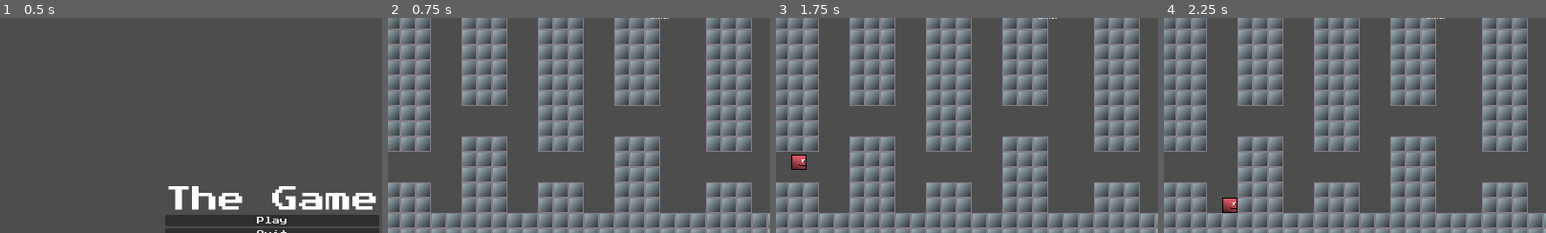
Above: before the commit, frames 1-4 (left to right).
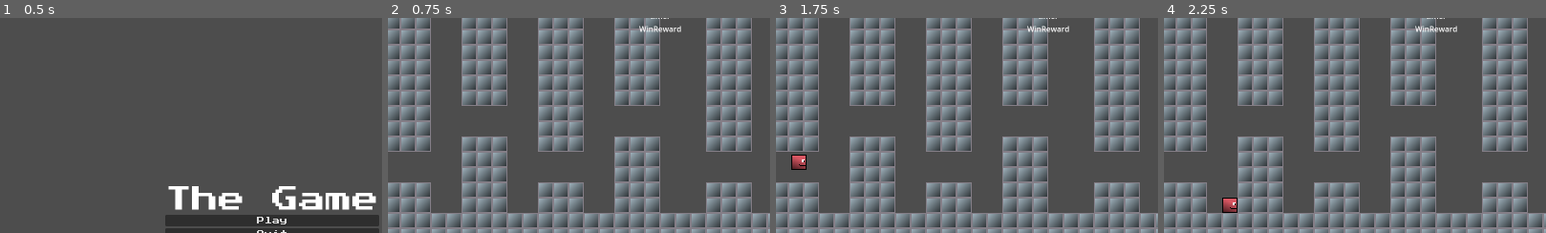
Above: after the commit, the same moments.

Repository: mdawso/dissertation
Game: Godot game, scene res://scenes/main.tscn
Same seed, same stepped clock (60 frames per second), same inputs: the game is played once before the commit and once after it.
Inputs:
- Up to frame 1 (0.5 s): no input
- Up to frame 2 (0.75 s): click "Play" at 0.5 s
- Up to frame 3 (1.75 s): hold Right (right) from 1.28 s (still down); tap Space (jump) at 1.52 s
- Up to frame 4 (2.25 s): keep holding Right (right)
The pictures show only the part of the screen within x 14-64%, y 5-55%; the shares and areas given below are measured in that part.

Frame 1 is identical in both runs. In frame 2, 0.2% of the frame differs, in the area x 65-77%, y 3-7%; in frame 3, 0.2%; in frame 4, 0.2%.

Commit message:
weighted win reward

Diff:
--- a/project.godot
+++ b/project.godot
@@ -66,6 +66,10 @@
 2d_physics/layer_4="AI"
 2d_physics/layer_5="Hazards"
 
+[physics]
+
+2d/run_on_separate_thread=true
+
 [rendering]
 
 textures/canvas_textures/default_texture_filter=0
--- a/scenes/ai_player_v2.tscn
+++ b/scenes/ai_player_v2.tscn
@@ -48,6 +48,14 @@
 offset_bottom = 49.0
 text = "timer"
 
+[node name="DEBUG_TimeRewardMultiplierLabel" type="Label" parent="DEBUG_CanvasLayer"]
+unique_name_in_owner = true
+offset_left = 756.0
+offset_top = 53.0
+offset_right = 845.0
+offset_bottom = 76.0
+text = "WinReward"
+
 [node name="DEBUG_StateLabel" type="Label" parent="DEBUG_CanvasLayer"]
 unique_name_in_owner = true
 anchors_preset = 5
--- a/scripts/ai_player_v2.gd
+++ b/scripts/ai_player_v2.gd
@@ -7,13 +7,16 @@
 const SPEED = 300.0
 const JUMP_VELOCITY = -400.0
 
-const SIGHT_RANGE : int = 3
+const SIGHT_RANGE : int = 5
 var numOfObservations : int = (2*SIGHT_RANGE+1)**2
 
 var runTimer : float = 0
 
-var deathPenalty = false
-var winReward = false
+var deathPenalty : bool = false
+var winReward : bool= false
+
+var prevTime : float = 1.0
+var timeRewardMultiplier : float = 1.0
 
 const observing : bool = true # bool to toggle all data gathering for model, debug
 
@@ -25,17 +28,28 @@
 @onready var debug_state_label: Label = %DEBUG_StateLabel
 @onready var debug_visible_tile_labels: Node2D = %DEBUG_VisibleTileLabels
 @onready var debug_timer_label: Label = %DEBUG_TimerLabel
+@onready var debug_time_reward_multiplier_label: Label = %DEBUG_TimeRewardMultiplierLabel
 
 var spawnPosition : Vector2
 
 var previousDistToFinishLine : float = 1000
 
-# these two functions are a dumb workaround
+# these functions are a dumb workaround
 func apply_death_penalty():
 	deathPenalty = true
 
 func apply_win_reward():
 	winReward = true
+
+func eval_time_reward(time : float):
+	if time < prevTime:
+		timeRewardMultiplier = 1.2
+	else:
+		timeRewardMultiplier = 0.8
+	prevTime = time
+	# TODO put stuff here
+	# this is arbitrary
+	# actually maybe good idk
 
 # observe to return dictionary of all the tiles the player can see
 func observe() -> Dictionary:
@@ -133,13 +147,14 @@
 				debug_finish_line_vector_length_label.position = vecToFinishLine/2 + Vector2(0,-30)
 				debug_finish_line_vector_length_label.text = str(vecToFinishLine.length())
 
-	if deathPenalty == true: return -10
-	elif winReward == true: return 30
+	if deathPenalty == true: return -30
+	elif winReward == true: return 30 * timeRewardMultiplier
 	elif hasGotCloser: return 1
 	else: return -1
 
 func reset() -> void:
 	self.global_position = spawnPosition
+	eval_time_reward(runTimer)
 	runTimer = 0
 
 func _ready() -> void:
@@ -190,3 +205,4 @@
 
 		runTimer += delta
 		debug_timer_label.text = str(snapped(runTimer, 0.01))
+		debug_time_reward_multiplier_label.text = str(timeRewardMultiplier)
Not shown, changed: python/server_notebook.ipynb
